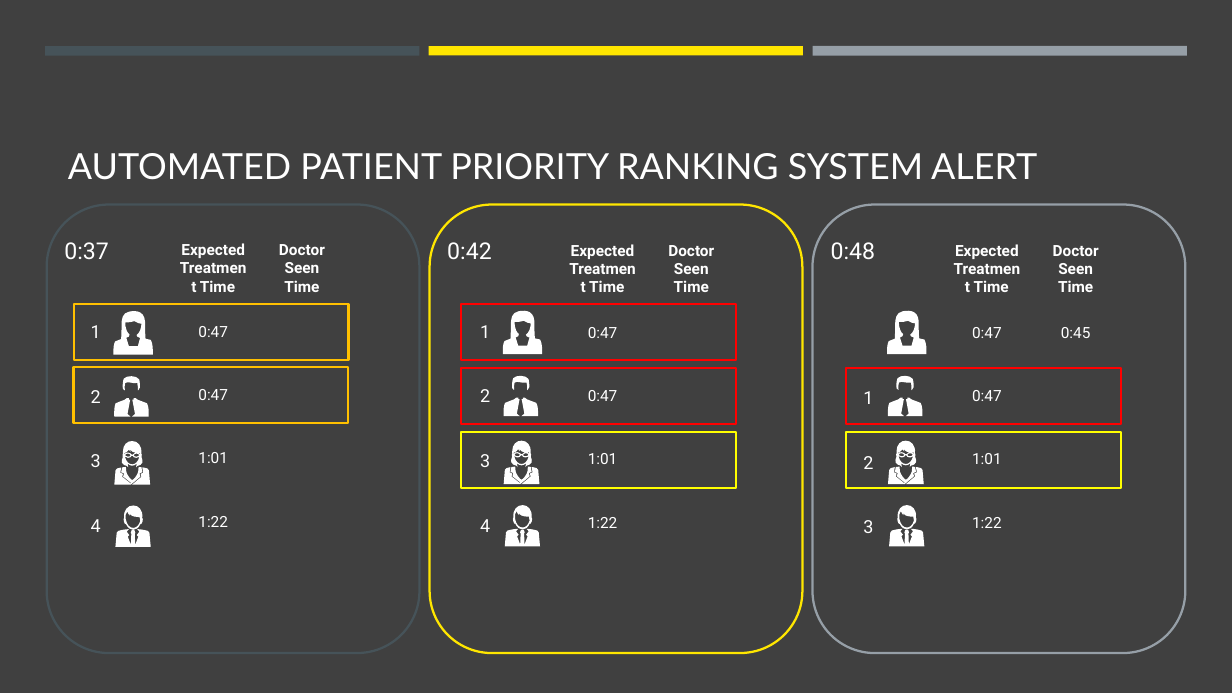
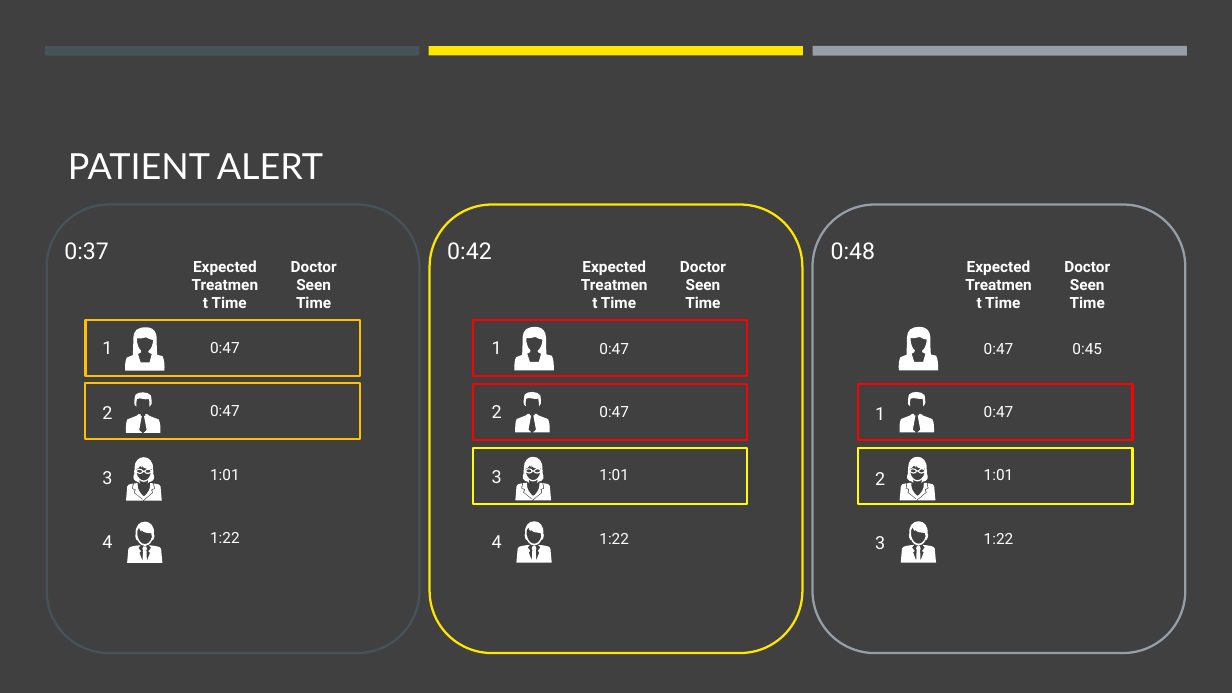
Before and after one commit to jasonnguyen3697/EY_DataChallenge, a slide deck: slide 15 of stuff.pptx (slide 14 before the commit). Drawn at 1232x693 pixels with LibreOffice and Linux fonts; fonts in the diff are those of the drawing. Boxes give left, top, right and bottom in pixels: in the first picture for what was removed or moved away, otherwise in the second. Text is boxed around its words. In the diff, an @@ line names an element or a change of style, - is before the commit and + after.

```diff
--- a/stuff.pptx
+++ b/stuff.pptx
@@ title at bbox=[68, 153, 323, 179]: text changed @@
-AUTOMATED PATIENT PRIORITY RANKING SYSTEM ALERT
+PATIENT ALERT
@@ 21 freeform shapes, 7 rectangles, 3 texts, 3 tables: place and size @@
-21 freeform shapes, 7 rectangles, 3 texts, 3 tables at bbox=[73, 237, 1121, 555]
+21 freeform shapes, 7 rectangles, 3 texts, 3 tables at bbox=[85, 253, 1133, 571]
```
Also in this commit, not shown: 10 other slides changed, 1 slide added, 3 slides removed.
